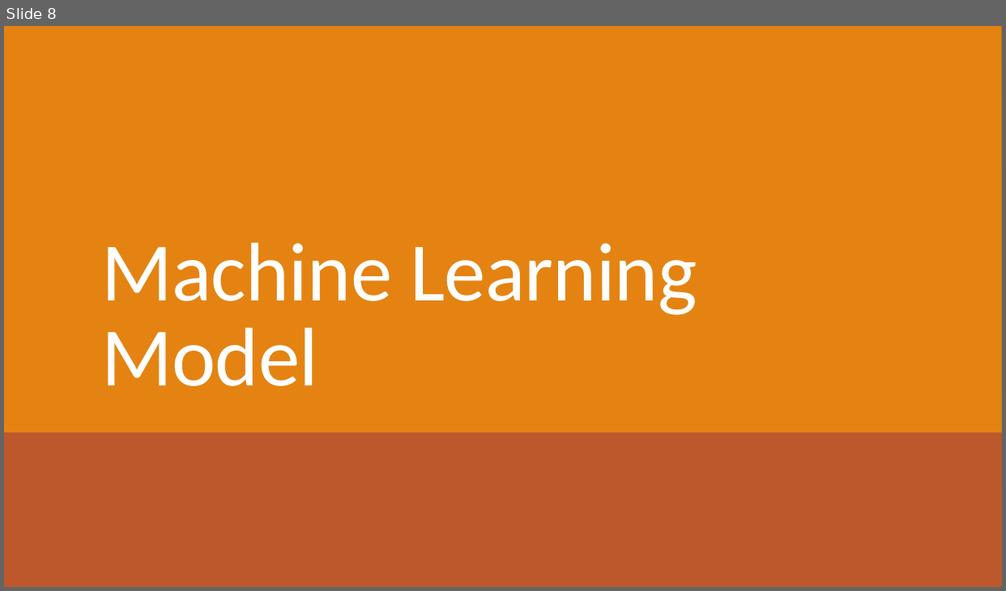
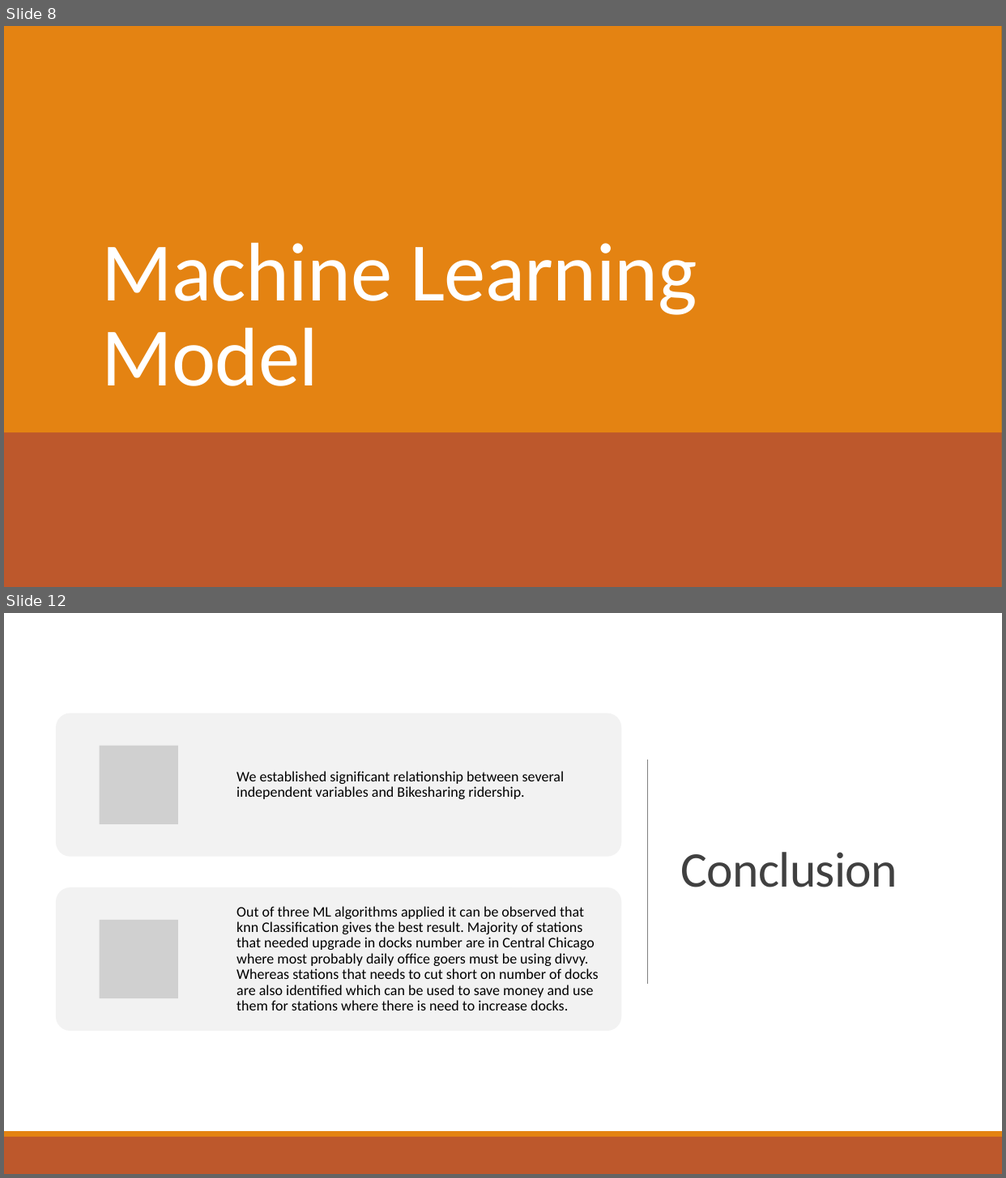
Before and after one commit to mohitroy2502/Chicago-Divvy-DPA-Project, a slide deck: Problem Statement 5.pptx. Shown one above the other, each under a label of ours: slide 8 before the commit, slides 8 and 12 after it; the slides between them are not shown. The pictures are 1006x591 and 1006x1178 pixels, drawn with LibreOffice and Linux fonts; fonts in the diff are those of the drawing; grey boxes stand for pictures. Boxes give left, top, right and bottom in pixels: in the first picture for what was removed or moved away, otherwise in the second. Text is boxed around its words. In the diff, an @@ line names an element or a change of style, - is before the commit and + after.

```diff
--- a/Problem Statement 5.pptx
+++ b/Problem Statement 5.pptx
@@ slide 12 added at [4, 613, 1002, 1174], background #FFFFFF @@
@@ rectangle added at [4, 613, 1002, 1131], fill #FFFFFF @@
@@ line added from (647, 760) to (647, 984), #808080 0.5 pt @@
@@ title added at [681, 852, 897, 888], 48 pt, text #404040 @@
+Conclusion
@@ group added at [56, 713, 621, 1032]: 2 rounded rectangles, 2 pictures, 2 texts @@
+We established significant relationship between several independent variables and Bikesharing ridership.
+Out of three ML algorithms applied it can be observed that knn Classification gives the best result. Majority of stations that needed upgrade in docks number are in Central Chicago where most probably daily office goers must be using divvy. Whereas stations that needs to cut short on number of docks are also identified which can be used to save money and use them for stations where there is need to increase docks.
@@ rectangle added at [4, 1131, 1002, 1137], fill #E48312 @@
@@ rectangle added at [4, 1137, 1002, 1174], fill #BD582C @@
```
Also in this commit, not shown: 4 slides changed, 1 other slide added.
